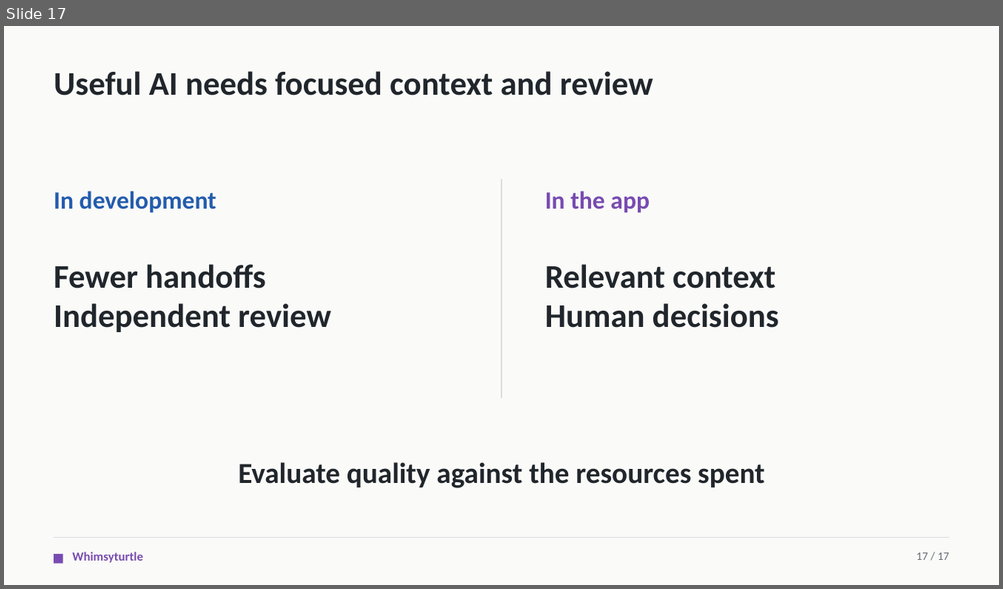
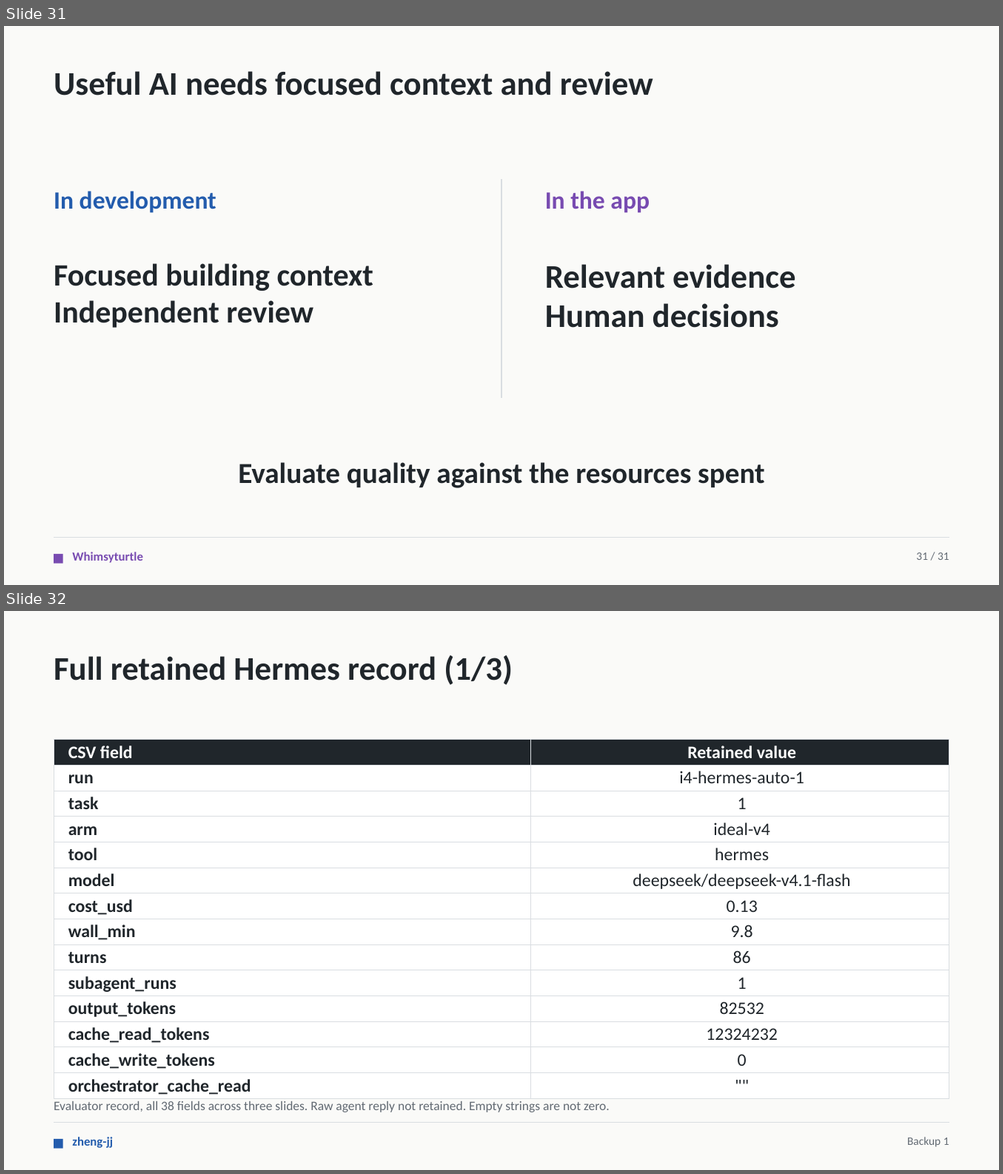
Before and after one commit to CS3227-2610-MP4-Relay/CS3227-2610-MP4, a slide deck: presentations/Relay-MP4.pptx. Shown one above the other, each under a label of ours: slide 17 before the commit, slides 31 and 32 after it. The pictures are 1003x589 and 1003x1174 pixels, drawn with LibreOffice and Linux fonts; fonts in the diff are those of the drawing. Boxes give left, top, right and bottom in pixels: in the first picture for what was removed or moved away, otherwise in the second. Text is boxed around its words. In the diff, an @@ line names an element or a change of style, - is before the commit and + after.

Commit message:
docs: Expand MP4 experiment coverage and sample evidence

```diff
--- a/presentations/Relay-MP4.pptx
+++ b/presentations/Relay-MP4.pptx
@@ slide 32 added at box(4, 611, 999, 1170), background #FAFAF8 @@
@@ text added at box(54, 655, 512, 685), 32 pt, text #20262B, bold @@
+Full retained Hermes record (1/3)
@@ table added at box(54, 739, 949, 1098), 14 rows, 2 columns @@
+CSV field | Retained value
+run | i4-hermes-auto-1
+task | 1
+arm | ideal-v4
+tool | hermes
+model | deepseek/deepseek-v4.1-flash
+cost_usd | 0.13
+wall_min | 9.8
+turns | 86
+subagent_runs | 1
+output_tokens | 82532
+cache_read_tokens | 12324232
+cache_write_tokens | 0
+orchestrator_cache_read | ""
@@ text added at box(54, 1102, 609, 1113), 12.5 pt, text #626A73 @@
+Evaluator record, all 38 fields across three slides. Raw agent reply not retained. Empty strings are not zero.
@@ line added from (54, 1123) to (949, 1123), #D9DDE1 0.7 pt @@
@@ rectangle added at box(54, 1139, 63, 1148), fill #235CAD @@
@@ text added at box(72, 1137, 113, 1148), 12 pt, text #235CAD, bold @@
+zheng-jj
@@ text added at box(907, 1137, 949, 1147), 11 pt, text #626A73 @@
+Backup 1
@@ what was slide 17 is now slide 31 @@
@@ slide 31 changed as well @@
@@ text at box(54, 264, 373, 328): text changed; size 32 to 30 pt @@
-Fewer handoffs
-Independent review
+Focused building context
+Independent review
@@ text at box(545, 264, 795, 328): text changed @@
-Relevant context
-Human decisions
+Relevant evidence
+Human decisions
@@ text at box(916, 553, 949, 560): text changed @@
-17 / 17
+31 / 31
```
Also in this commit, not shown: 11 other slides changed, 21 other slides added, 5 slides removed, 3 other files.
